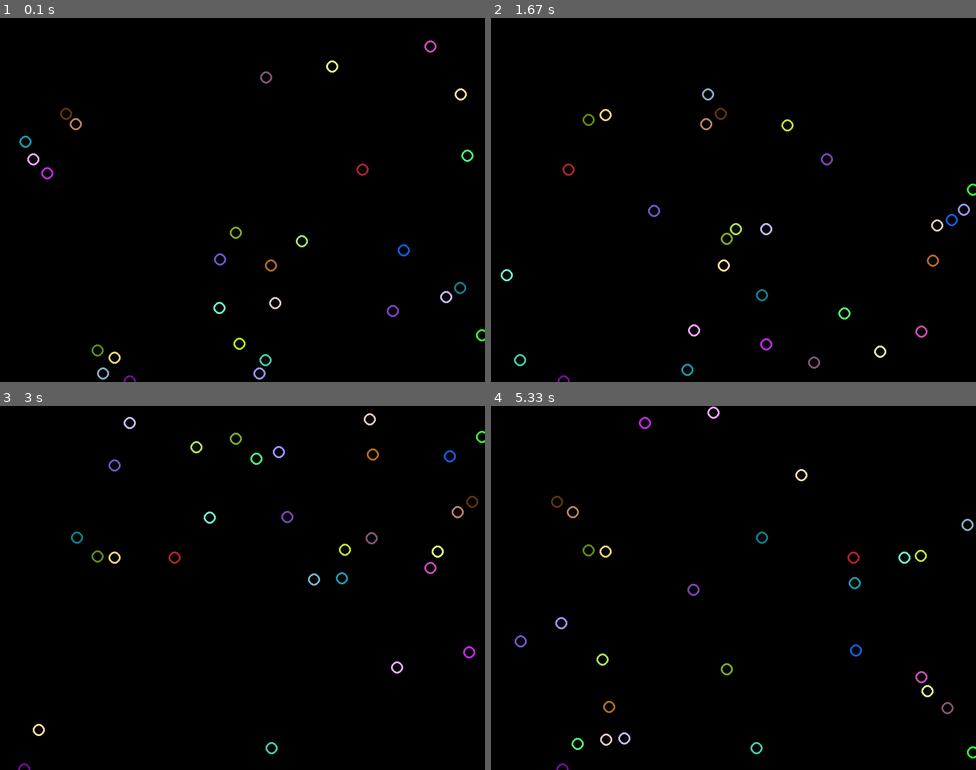
Above: before the commit, frames 1-4 (two rows, left to right).
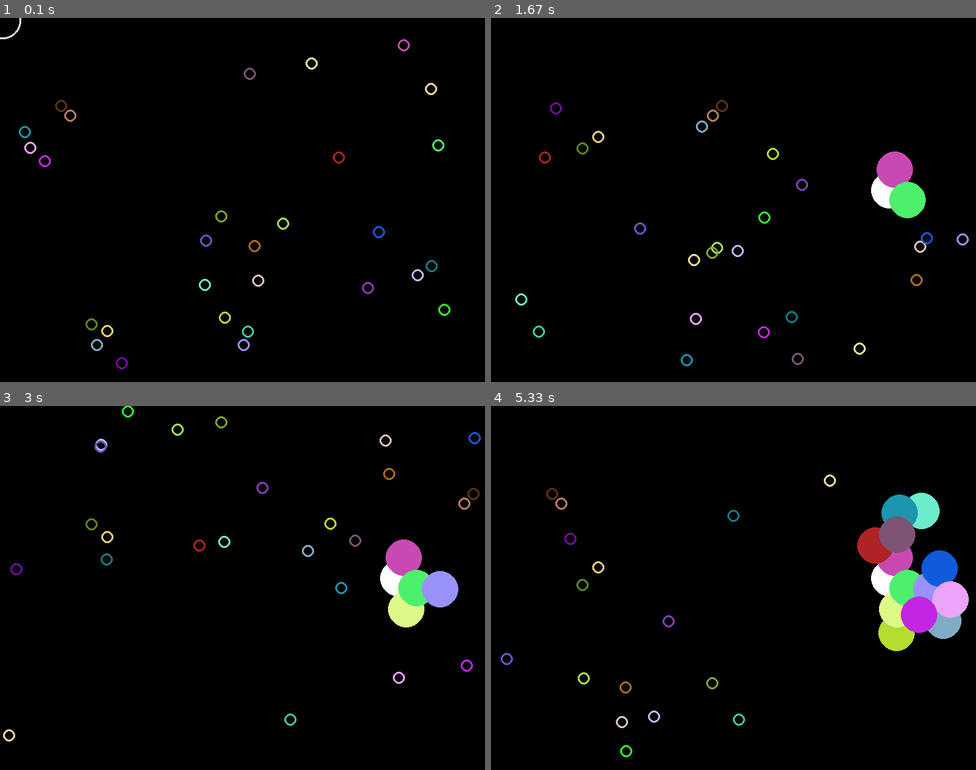
Above: after the commit, the same moments.

Repository: lukakadunc/Chain_reaction-PyGame
Game: pygame game, started from main.py
Same seed, same stepped clock (60 frames per second), same inputs: the game is played once before the commit and once after it.
Inputs (mouse positions are in pixels of both pictures, inside the frame that each line leads up to):
- Up to frame 1 (0.1 s): no input
- Up to frame 2 (1.67 s): click (888, 189) at 0.38 s
- Up to frame 3 (3 s): no input
- Up to frame 4 (5.33 s): no input

The runs differ from the first frame. In frame 1, 1.9% of the frame differs, in the area x 0-100%, y 0-100%; in frame 2, 3.2%; in frame 3, 4.0%; in frame 4, 7.3%, in the area x 2-100%, y 0-100%.

Commit message:
Update2
Right now i am facing a problem, beacuse i dont know how to make circles
disaper 4 seconds after they hit and explode

Diff:
--- a/main.py
+++ b/main.py
@@ -1,6 +1,9 @@
 import pygame
 import random
 import math
+
+import time
+
 
 # Pomgal sem si s tutoriali od "KidsCanCode" vir: https://www.youtube.com/watch?v=VO8rTszcW4s&list=PLsk-HSGFjnaH5yghzu7PcOzm9NhsW0Urw
 
@@ -20,6 +23,7 @@
 #krogi
 
 StKrogov=30
+PoceniKrogi=list()
 
 
 #Barve
@@ -43,40 +47,80 @@
         self.image.fill(black)
         self.image.set_colorkey(black)
         self.rect = self.image.get_rect()
-        self.rect.center = (random.randint(0,800), random.randint(0,600))
+        self.rect.center = (random.randint(0,width-50), random.randint(0,height-50))
         self.xsmer = random.randrange(-5,5)
         self.ysmer = math.sqrt(25-self.xsmer**2)
         self.r = random.randint(0,255)
         self.g = random.randint(0,255)
         self.b = random.randint(0,255)
-        self.radij=10
+        self.radius=10
+        self.press=False
 
-        self.draw_circle()
+        pygame.draw.circle(self.image, (self.r,self.g,self.b), (30,30), self.radius, 3)
 
 
+   #premikanje
     def update(self):
-        self.rect.x += self.xsmer
-        self.rect.y += self.ysmer
-        if self.rect.bottom -20 > height:
-            self.ysmer *= -1
-        if self.rect.right -20 > width:
-            self.xsmer *= -1
-        if self.rect.top +20 < 0:
-            self.ysmer *= -1
-        if self.rect.left +20 < 0:
-            self.xsmer *= -1
 
-    def draw_circle(self):
-        pygame.draw.circle(self.image, (self.r,self.g,self.b), (30,30), self.radij, 3)
+        if self.press:
+            self.radius=30
+            pygame.draw.circle(self.image, (self.r,self.g,self.b), (30,30), self.radius)
+        else:
+            self.rect.x += self.xsmer
+            self.rect.y += self.ysmer
+            if self.rect.bottom -20 > height:
+                self.ysmer *= -1
+            if self.rect.right -20 > width:
+                self.xsmer *= -1
+            if self.rect.top +20 < 0:
+                self.ysmer *= -1
+            if self.rect.left +20 < 0:
+                self.xsmer *= -1
+
+    def presed(self):
+        self.press=True
 
 
 
 
 
+#velik bel krog
+class Cursor(pygame.sprite.Sprite):
+    def __init__(self):
+        pygame.sprite.Sprite.__init__(self)
+        self.image = pygame.Surface((60,60))
+        self.image.fill(black)
+        self.image.set_colorkey(black)
+        self.rect = self.image.get_rect()
+        self.rect.center = (20, 20)
+        self.press=False
+        self.radius=30
+
+        pygame.draw.circle(self.image, (255,255,255), (30,30), self.radius, 3)
+
+        #premikanje + onclick effect
+    def update(self):
+        if self.press:
+            pygame.draw.circle(self.image, white, (30,30), 30)
+        else:
+            self.rect.center = pygame.mouse.get_pos()
+    #ko je pritisnjeno gre press na True
+    def presed(self):
+        self.press=True
+
+
+
+
+#sprites:
+
 all_sprites = pygame.sprite.Group()
 krogi = pygame.sprite.Group()
+PoceniKrogi = pygame.sprite.Group()
+velikKrog=Cursor()
+all_sprites.add(velikKrog)
 
 
+#da je narisanih več krogov
 for i in range(1,StKrogov):
     krog=Krog()
     all_sprites.add(krog)
@@ -84,10 +128,9 @@
 
 
 
-
 #Game loop
 running = True
-i=0
+st_pocenih=0
 
 while running:
     #Teci mora pri pravi hitrosti
@@ -97,18 +140,38 @@
     sec=seconds=(pygame.time.get_ticks()-start_ticks)/1000
     if sec > 20:
         running=False
+        print("Uspelo vam je pociti:", len(PoceniKrogi)+1," krogov")
     for event in pygame.event.get():
-        i+=1
+        if event.type == pygame.MOUSEBUTTONDOWN:
+            #izrise bel krog
+            velikKrog.presed()
         #Preverim ce igralec zeli koncati
         if event.type == pygame.QUIT :
             running = False
 
     #Update
     all_sprites.update()
+    #collision
+    if velikKrog.press:
+        for krog in krogi:
+
+            if pygame.sprite.collide_circle(velikKrog,krog):
+                krog.presed()
+                PoceniKrogi.add(krog)
+            for krog2 in PoceniKrogi:
+                if pygame.sprite.collide_circle(krog2,krog):
+                    krog.presed()
+                    PoceniKrogi.add(krog)
+
+
+
+
+
+
+
     #Draw / render
     screen.fill(black)
     all_sprites.draw(screen)
-    #VEDNO NAKONCU!!!!
     pygame.display.flip()
 
 pygame.quit()
